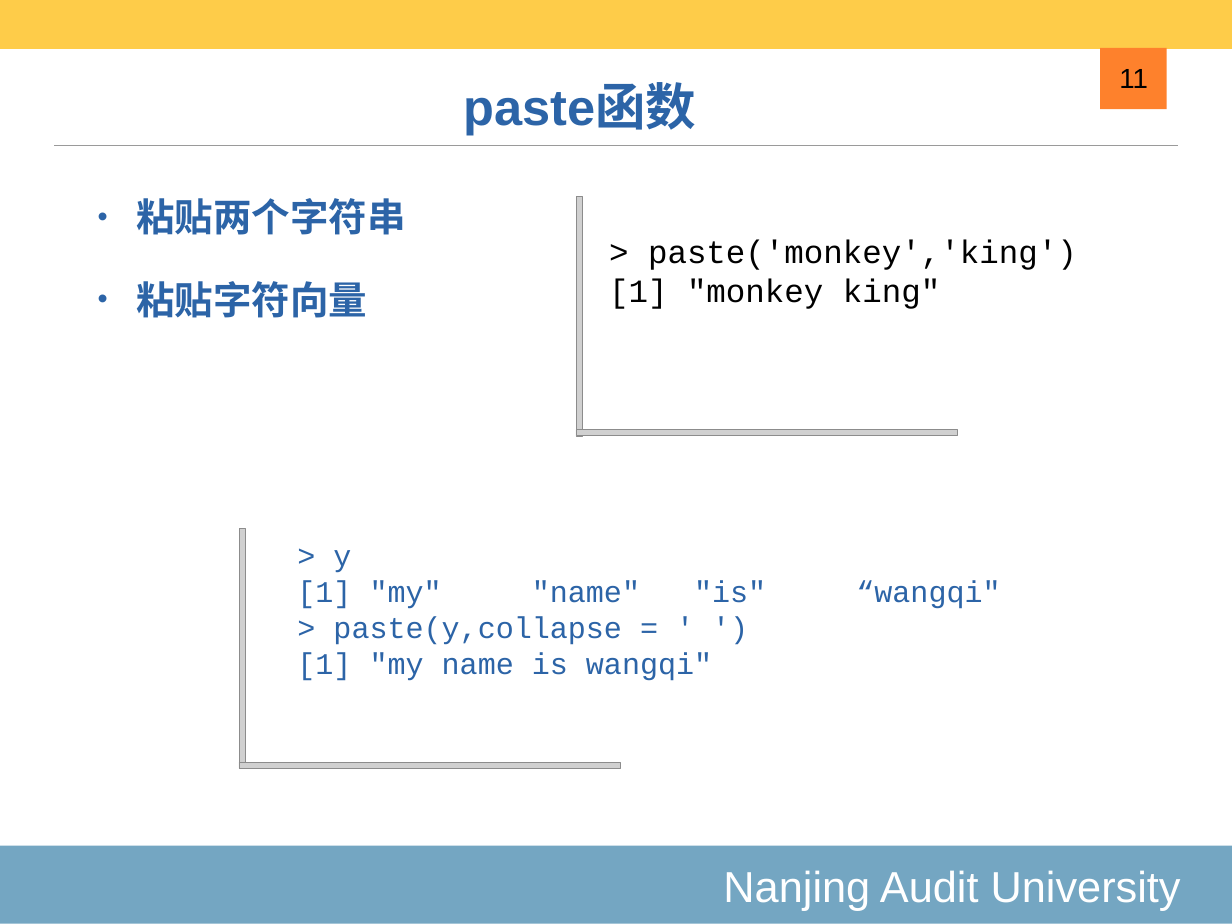
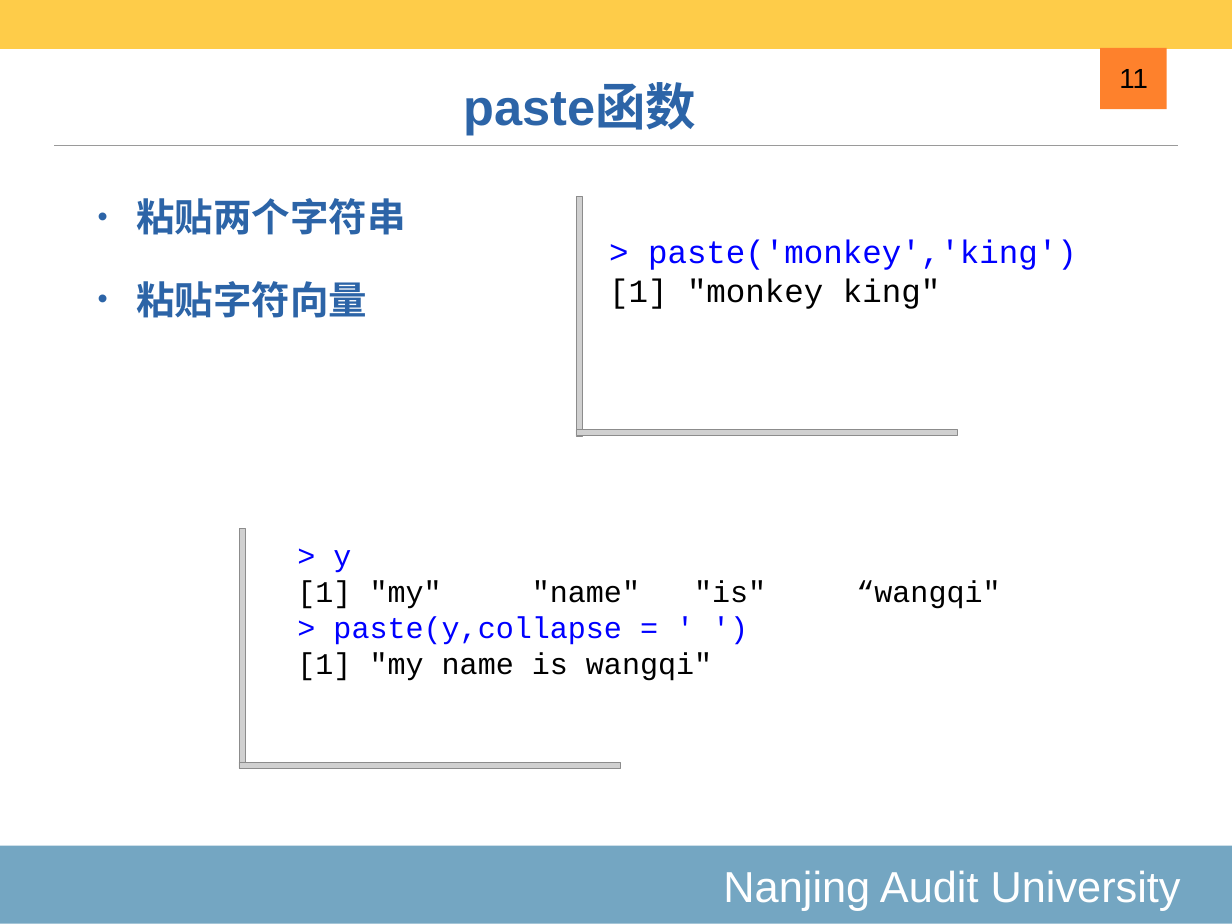
Before and after one commit to exoplanetX/DataAnalytics, a slide deck: slide 11 of 2019-2-基础数据结构.pptx. Drawn at 1232x924 pixels with LibreOffice and Linux fonts; fonts in the diff are those of the drawing; grey boxes stand for pictures. Boxes give left, top, right and bottom in pixels: in the first picture for what was removed or moved away, otherwise in the second. Text is boxed around its words. In the diff, an @@ line names an element or a change of style, - is before the commit and + after.

```diff
--- a/2019-2-基础数据结构.pptx
+++ b/2019-2-基础数据结构.pptx
@@ text at (648, 239, 1077, 270): text colour #000000 to #0000FF in "> paste('monkey','king')" @@
@@ text "> y" at (297, 550, 766, 681): text colour #2C64A7 to #0000FF in "> y", "> paste(y,collapse = ' ')"; text colour #2C64A7 to #000000 in "[1] "my" "name" "is" “wangqi"", "[1] "my name is wangqi"" @@
```
Also in this commit, not shown: 13 other slides changed, 1 slide added.
